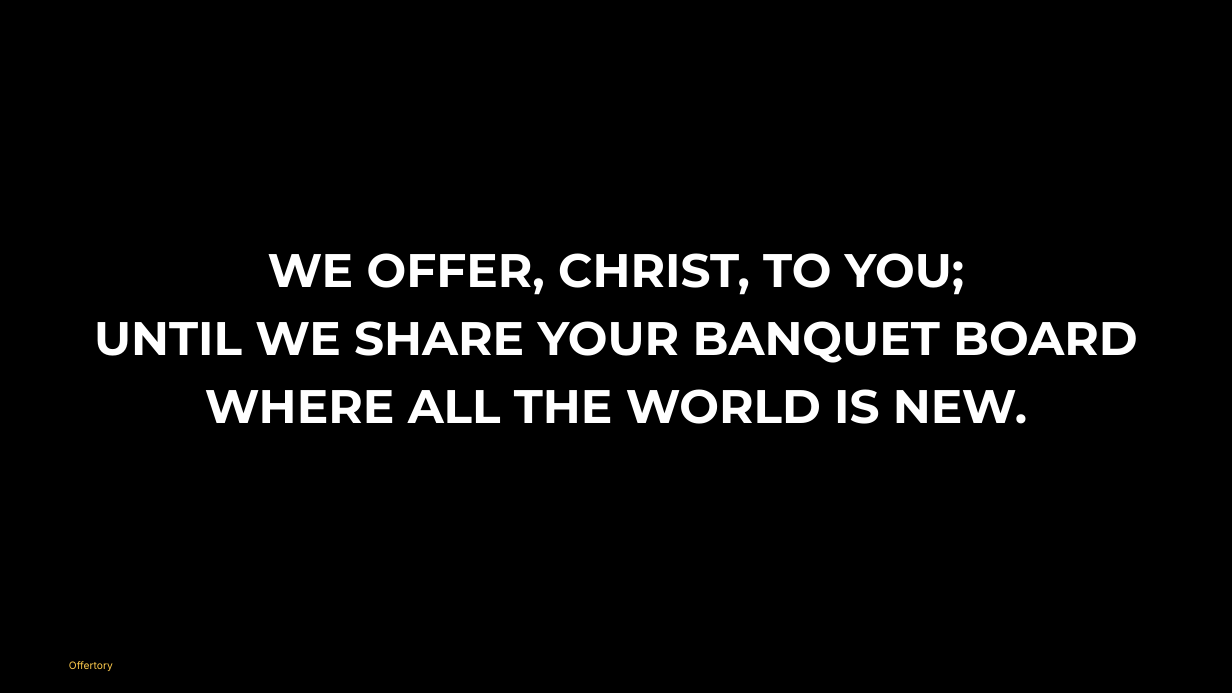
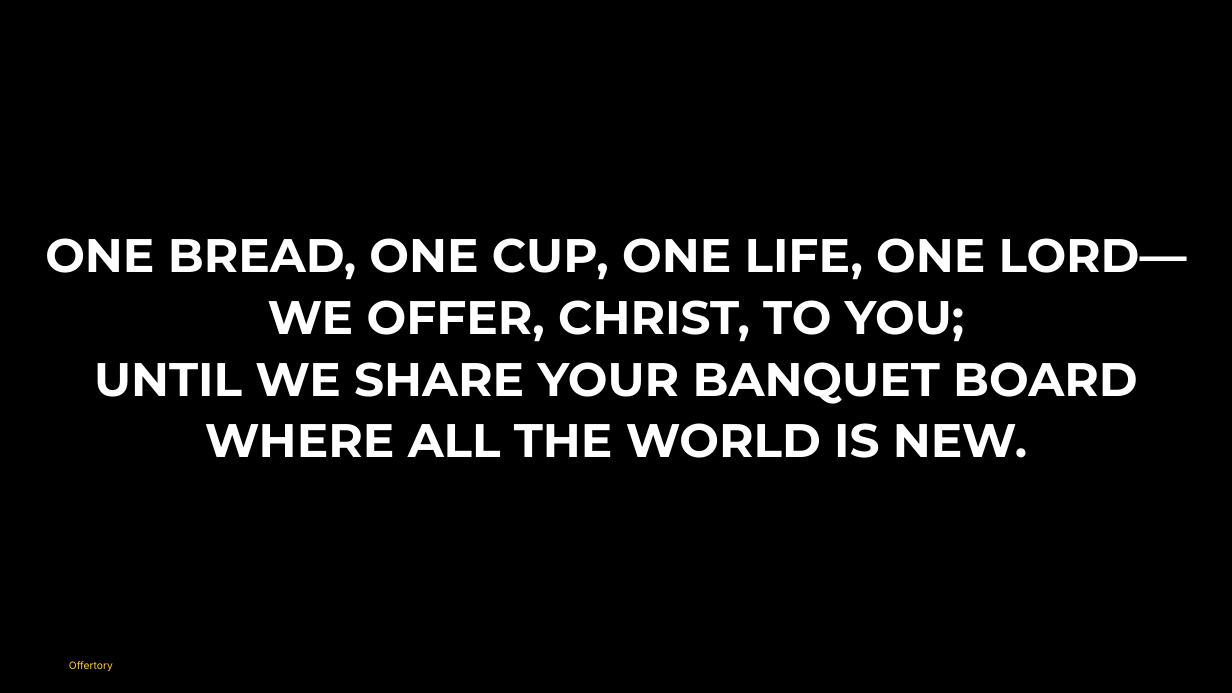
Before and after one commit to divinogabriel9/verbum, a slide deck: slide 46 of outputs/GFCC31May2026_OrdinaryTime.pptx (slide 35 before the commit). Drawn at 1232x693 pixels with LibreOffice and Linux fonts; fonts in the diff are those of the drawing. Boxes give left, top, right and bottom in pixels: in the first picture for what was removed or moved away, otherwise in the second. Text is boxed around its words. In the diff, an @@ line names an element or a change of style, - is before the commit and + after.

```diff
--- a/outputs/GFCC31May2026_OrdinaryTime.pptx
+++ b/outputs/GFCC31May2026_OrdinaryTime.pptx
@@ text "ONE BREAD, ONE CUP, ONE ..." moved from (x1=94, y1=253, x2=1138, y2=424) to (x1=45, y1=238, x2=1187, y2=458) @@
@@ text at (x1=45, y1=238, x2=1187, y2=280): paragraph added @@
+ONE BREAD, ONE CUP, ONE LIFE, ONE LORD—
@@ text at (x1=94, y1=300, x2=1138, y2=458): line spacing 1.05 to 1; less space between paragraphs @@
```
Also in this commit, not shown: 27 other slides changed, 19 slides added, 5 slides removed, 21 other files.
